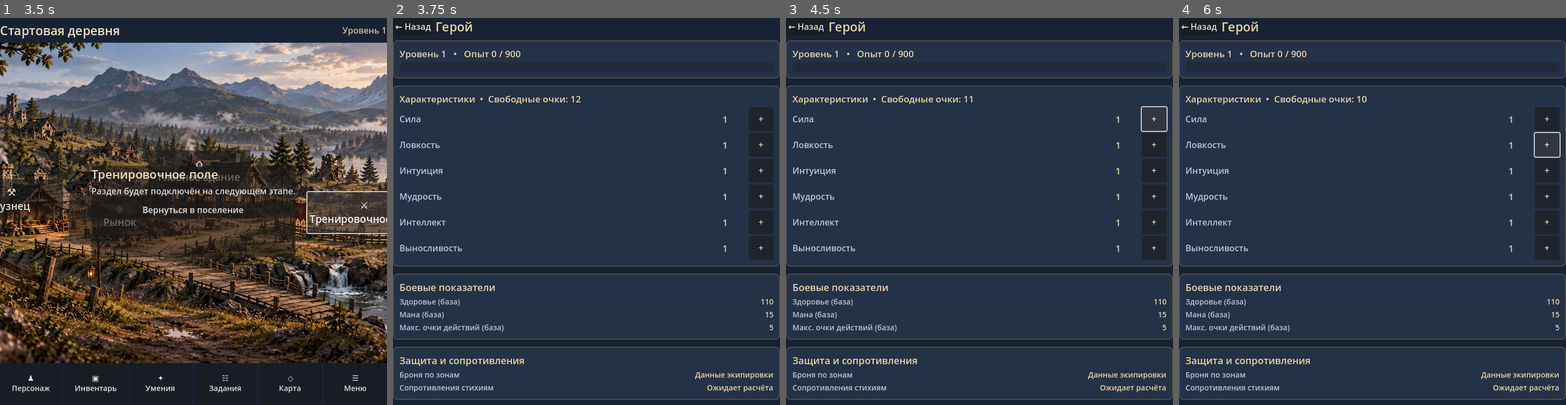
Above: before the commit, frames 1-4 (left to right).
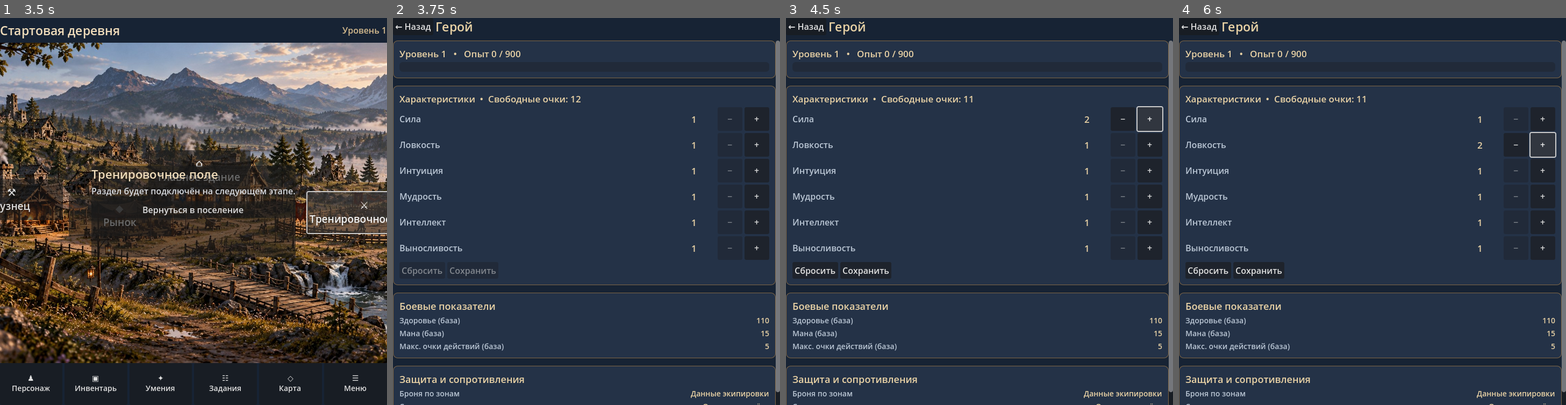
Above: after the commit, the same moments.

Repository: Archoniou1987/Battle-of-Artheon
Game: Godot game, scene res://scenes/main/main.tscn
The game is run twice, just before and just after one commit, with the same random seed, the same clock (stepped at 60 frames per second) and the same inputs.
Inputs (mouse positions are in pixels of both pictures, inside the frame that each line leads up to):
- Up to frame 1 (3.5 s): click "⚒ Кузнец" at 0.5 s; click "◆ Рынок" at 1.25 s; click "⌂ Главное здание" at 2 s; click "⚔ Тренировочное поле" at 2.75 s
- Up to frame 2 (3.75 s): click "♟ Персонаж" at 3.5 s
- Up to frame 3 (4.5 s): click "+" at 4.25 s
- Up to frame 4 (6 s): click (1515, 118) at 5 s, where only the run after the commit has a clickable "−"; click "+" at 5.75 s

Frame 1 is identical in both runs. In frame 2, 6.1% of the frame differs, in the area x 0-100%, y 5-100%; in frame 3, 7.0%; in frame 4, 7.0%.

Commit message:
character UI: add pending stat minus, save and free pre-save reset controls

Diff:
--- a/ui/character/character_screen.gd
+++ b/ui/character/character_screen.gd
@@ -18,6 +18,9 @@
 var points_label: Label
 var stat_values: Dictionary = {}
 var stat_buttons: Dictionary = {}
+var stat_minus_buttons: Dictionary = {}
+var save_button: Button
+var reset_button: Button
 var back_button: Button
 var combat_section: VBoxContainer
 var resistance_section: VBoxContainer
@@ -77,12 +80,28 @@
 		value.custom_minimum_size.x = 45
 		row.add_child(value)
 		stat_values[stat] = value
+		var minus := Button.new()
+		minus.text = "−"
+		minus.custom_minimum_size = Vector2(46, 44)
+		minus.pressed.connect(_remove_pending.bind(stat))
+		row.add_child(minus)
+		stat_minus_buttons[stat] = minus
 		var plus := Button.new()
 		plus.text = "+"
 		plus.custom_minimum_size = Vector2(46, 44)
 		plus.pressed.connect(_allocate.bind(stat))
 		row.add_child(plus)
 		stat_buttons[stat] = plus
+	var actions := HBoxContainer.new()
+	stats_content.add_child(actions)
+	reset_button = Button.new()
+	reset_button.text = "Сбросить"
+	reset_button.pressed.connect(_reset_pending)
+	actions.add_child(reset_button)
+	save_button = Button.new()
+	save_button.text = "Сохранить"
+	save_button.pressed.connect(_save_pending)
+	actions.add_child(save_button)
 	var combat_card := _panel()
 	body.add_child(combat_card)
 	combat_section = VBoxContainer.new()
@@ -116,6 +135,19 @@
 		return
 	refresh()
 
+func _remove_pending(stat: String) -> void:
+	if character != null and character.progression.remove_pending_stat(stat):
+		refresh()
+
+func _reset_pending() -> void:
+	if character != null:
+		character.progression.reset_pending_stats()
+		refresh()
+
+func _save_pending() -> void:
+	if character != null and character.progression.save_pending_stats():
+		refresh()
+
 func refresh() -> void:
 	if title_label == null:
 		return
@@ -130,8 +162,11 @@
 	xp_bar.value = progression.xp_into_level
 	points_label.text = "Характеристики  •  Свободные очки: %d" % progression.unspent_stat_points
 	for stat in STAT_ORDER:
-		(stat_values[stat] as Label).text = str(progression.base_stats.get(stat, 0))
+		(stat_values[stat] as Label).text = str(progression.displayed_stat(stat))
 		(stat_buttons[stat] as Button).disabled = progression.unspent_stat_points <= 0
+		(stat_minus_buttons[stat] as Button).disabled = int(progression.pending_stats.get(stat, 0)) <= 0
+	save_button.disabled = progression.pending_stats.is_empty()
+	reset_button.disabled = progression.pending_stats.is_empty()
 	_refresh_derived_sections()
 
 func _refresh_derived_sections() -> void:
